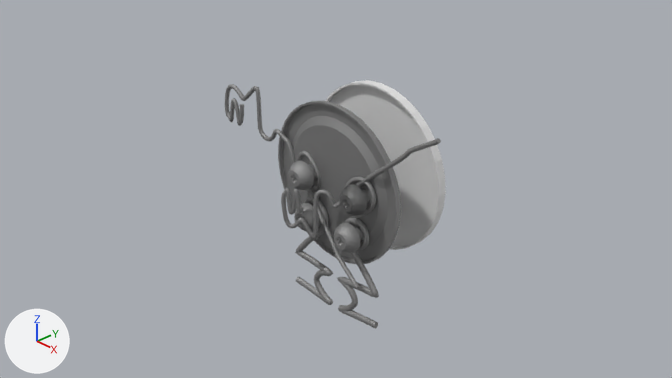
An edit to the Blender file CST 323 Character Design/Cutting Up Chaos/enemies/buttonBois.blend, drawn before and after from the same camera.
One viewpoint serves both versions: the file's camera 'Camera'. Arrows for +X, +Y and +Z are at lower left; the lights stay in place.

The older version as bpy lines, for what is in view:
```python
ob_arm = bpy.data.objects.new('Arm ', cu_béziercurve_001)
ob_arm.location = (-0.063, -0.225, 0.83)
ob_arm.rotation_euler = (1.571, 3.142, 0.0)  # degrees (90, 180, 0)
ob_arm.scale = (2.82, 2.82, 2.82)
ob_arm__001 = bpy.data.objects.new('Arm .001', cu_béziercurve_004)
ob_arm__001.location = (-1.034, -0.192, -0.768)
ob_arm__001.rotation_euler = (1.571, 0.0, 0.0)  # degrees (90, 0, 0)
ob_arm__001.scale = (-2.82, 2.82, 2.82)
ob_cylinder = bpy.data.objects.new('Cylinder', me_cylinder_002)
ob_cylinder.location = (-0.005, 0.706, 0.006)
ob_cylinder.rotation_euler = (-1.571, 0.0, 0.0)  # degrees (-90, 0, 0)
ob_cylinder.scale = (1.09, 1.09, 0.0594)
ob_screw_004 = bpy.data.objects.new('Screw.004', me_sphere_005)
ob_screw_004.location = (-0.394, -0.163, 0.038)
ob_screw_004.rotation_euler = (1.571, 0.0, 0.0)  # degrees (90, 0, 0)
ob_screw_004.scale = (-0.186, 0.186, 0.186)
# also in view: 'Screw.001' at (0.51, -0.16, 0.04); 'Screw.002' at (0.41, -0.16, -0.5); 'Leg.001' at (-0.34, -0.05, -1.01); 'Base' at (0.0, 0.03, 0.0); 'Leg' at (0.46, -0.05, -1.01)
```
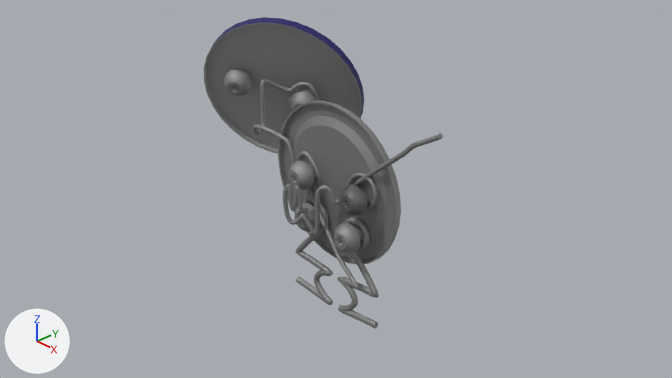
Boxes [x1, y1, x2, y2] around the edits, measured in the pictures (672 x 378 px):
'Shell', added
    after: [204, 17, 364, 154]
'Cylinder', deleted
    before: [325, 80, 446, 250]
'Arm ', moved
    before: [281, 138, 441, 239]
    after: [283, 133, 443, 235]
'Arm .001', reshaped (21% narrower)
    before: [225, 84, 359, 288]
    after: [253, 79, 359, 288]
'Screw.006', added
    after: [224, 69, 252, 96]
'Screw.005', added
    after: [291, 90, 317, 110]

The change, as a diff of the scene's bpy script:
```diff
--- a/CST 323 Character Design/Cutting Up Chaos/enemies/buttonBois.blend.py
+++ b/CST 323 Character Design/Cutting Up Chaos/enemies/buttonBois.blend.py
@@ cu_béziercurve_004 @@
 _sp = cu_béziercurve_004.splines.new('BEZIER'); _sp.bezier_points.add(16)
-_sp.bezier_points.foreach_set('co', [-0.599, -0.0993, 0.0262, -0.456, -0.00129, 0.00722, -0.146, 0.284, -0.0545, -0.21, 0.358, -0.0545, -0.262, 0.224, -0.0545, -0.124, 0.265, -0.0545, -0.0648, 0.384, -0.0545, 0.0125, 0.397, -0.0545, 0.11, 0.369, -0.0545, 0.131, 0.573, -0.0545, 0.238, 0.498, -0.0545, 0.347, 0.504, -0.0545, 0.359, 0.389, -0.0545, 0.332, 0.362, -0.0545, 0.287, 0.443, -0.0545, 0.261, 0.374, -0.0545, 0.246, 0.465, -0.0545])
-_sp.bezier_points.foreach_set('handle_left', [-0.618, -0.118, 0.0286, -0.471, -0.0229, 0.00907, -0.173, 0.22, -0.0545, -0.179, 0.38, -0.0545, -0.299, 0.275, -0.0545, -0.148, 0.206, -0.0545, -0.0973, 0.371, -0.0545, 0.000841, 0.425, -0.0545, 0.0732, 0.332, -0.0545, 0.11, 0.552, -0.0545, 0.221, 0.482, -0.0545, 0.326, 0.556, -0.0545, 0.369, 0.414, -0.0545, 0.334, 0.367, -0.0545, 0.315, 0.511, -0.0545, 0.278, 0.336, -0.0545, 0.246, 0.434, -0.0545])
-_sp.bezier_points.foreach_set('handle_right', [-0.581, -0.0803, 0.0239, -0.416, 0.0558, 0.00237, -0.13, 0.324, -0.0545, -0.261, 0.321, -0.0545, -0.225, 0.173, -0.0545, -0.11, 0.297, -0.0545, -0.0366, 0.396, -0.0545, 0.0322, 0.349, -0.0545, 0.13, 0.389, -0.0545, 0.147, 0.589, -0.0545, 0.277, 0.538, -0.0545, 0.358, 0.478, -0.0545, 0.356, 0.383, -0.0545, 0.315, 0.433, -0.0545, 0.271, 0.405, -0.0545, 0.25, 0.403, -0.0545, 0.246, 0.495, -0.0545])
+_sp.bezier_points.foreach_set('co', [-0.599, -0.0993, 0.0262, -0.456, -0.00129, 0.00722, -0.146, 0.284, -0.0545, -0.21, 0.358, -0.0545, -0.262, 0.224, -0.0545, -0.124, 0.265, -0.0545, -0.0648, 0.384, -0.0545, 0.122, 0.397, -0.028, 0.17, 0.369, -0.112, 0.181, 0.573, -0.13, 0.117, 0.522, -0.242, 0.0244, 0.527, -0.3, 0.0705, 0.359, -0.363, 0.096, 0.334, -0.35, 0.122, 0.417, -0.317, 0.152, 0.351, -0.309, 0.162, 0.459, -0.276])
+_sp.bezier_points.foreach_set('handle_left', [-0.618, -0.118, 0.0286, -0.471, -0.0229, 0.00907, -0.173, 0.22, -0.0545, -0.179, 0.38, -0.0545, -0.299, 0.275, -0.0545, -0.148, 0.206, -0.0545, -0.0973, 0.371, -0.0545, 0.116, 0.425, -0.0179, 0.152, 0.332, -0.0804, 0.171, 0.552, -0.112, 0.131, 0.505, -0.233, 0.0425, 0.579, -0.289, 0.0584, 0.384, -0.366, 0.0935, 0.339, -0.351, 0.09, 0.483, -0.326, 0.144, 0.312, -0.322, 0.162, 0.429, -0.276])
+_sp.bezier_points.foreach_set('handle_right', [-0.581, -0.0803, 0.0239, -0.416, 0.0558, 0.00237, -0.13, 0.324, -0.0545, -0.261, 0.321, -0.0545, -0.225, 0.173, -0.0545, -0.11, 0.297, -0.0545, -0.0366, 0.396, -0.0545, 0.131, 0.349, -0.045, 0.181, 0.389, -0.13, 0.189, 0.589, -0.144, 0.0836, 0.561, -0.263, 0.0154, 0.502, -0.306, 0.073, 0.354, -0.362, 0.1, 0.406, -0.334, 0.14, 0.38, -0.311, 0.158, 0.379, -0.3, 0.162, 0.489, -0.276])
 for _p, _l, _r in zip(_sp.bezier_points, ['ALIGNED', 'ALIGNED', 'ALIGNED', 'ALIGNED', 'ALIGNED', 'ALIGNED', 'ALIGNED', 'ALIGNED', 'ALIGNED', 'ALIGNED', 'ALIGNED', 'ALIGNED', 'ALIGNED', 'FREE', 'ALIGNED', 'ALIGNED', 'ALIGNED'], ['ALIGNED', 'ALIGNED', 'ALIGNED', 'ALIGNED', 'ALIGNED', 'ALIGNED', 'ALIGNED', 'ALIGNED', 'ALIGNED', 'ALIGNED', 'ALIGNED', 'ALIGNED', 'ALIGNED', 'FREE', 'ALIGNED', 'ALIGNED', 'ALIGNED']): _p.handle_left_type = _l; _p.handle_right_type = _r
@@ ob_arm @@
 ob_arm = bpy.data.objects.new('Arm ', cu_béziercurve_001)
-ob_arm.location = (-0.063, -0.225, 0.83)
+ob_arm.location = (-0.035, -0.225, 0.893)
 ob_arm.rotation_euler = (1.571, 3.142, 0.0)  # degrees (90, 180, 0)
@@ ob_cylinder @@
-ob_cylinder = bpy.data.objects.new('Cylinder', me_cylinder_002)
@@ ob_screw_006 @@
+ob_screw_006 = bpy.data.objects.new('Screw.006', me_sphere_007)  # 353 vertices, 353 faces; spans x -1.0..1.0, y -1.0..1.0, z -0.91..0.86; in mat_metal_004 (grey #979797)
+ob_screw_006.location = (-1.948, 0.089, 0.771)
+ob_screw_006.rotation_euler = (1.871, 0.257, 0.62)  # degrees (107, 15, 36)
+ob_screw_006.scale = (0.186, 0.186, 0.186)
@@ ob_screw_005 @@
+ob_screw_005 = bpy.data.objects.new('Screw.005', me_sphere_006)  # 353 vertices, 353 faces; spans x -1.0..1.0, y -1.0..1.0, z -0.91..0.86; in mat_metal_003 (grey #979797)
+ob_screw_005.location = (-1.224, 0.606, 0.537)
+ob_screw_005.rotation_euler = (1.871, 0.257, 0.62)  # degrees (107, 15, 36)
+ob_screw_005.scale = (0.186, 0.186, 0.186)
@@ ob_shell @@
+ob_shell = bpy.data.objects.new('Shell', me_cylinder_002_1)  # 160 vertices, 130 faces; spans x -1.0..1.0, y -1.0..1.0, z -1.0..2.42; in mat_shell (picture img_buttonboisuvtexture_png)
+ob_shell.location = (-1.568, 0.528, 0.632)
+ob_shell.rotation_euler = (-1.27, 0.257, 0.62)  # degrees (-73, 15, 36)
+ob_shell.scale = (1.09, 1.09, 0.0594)
```
